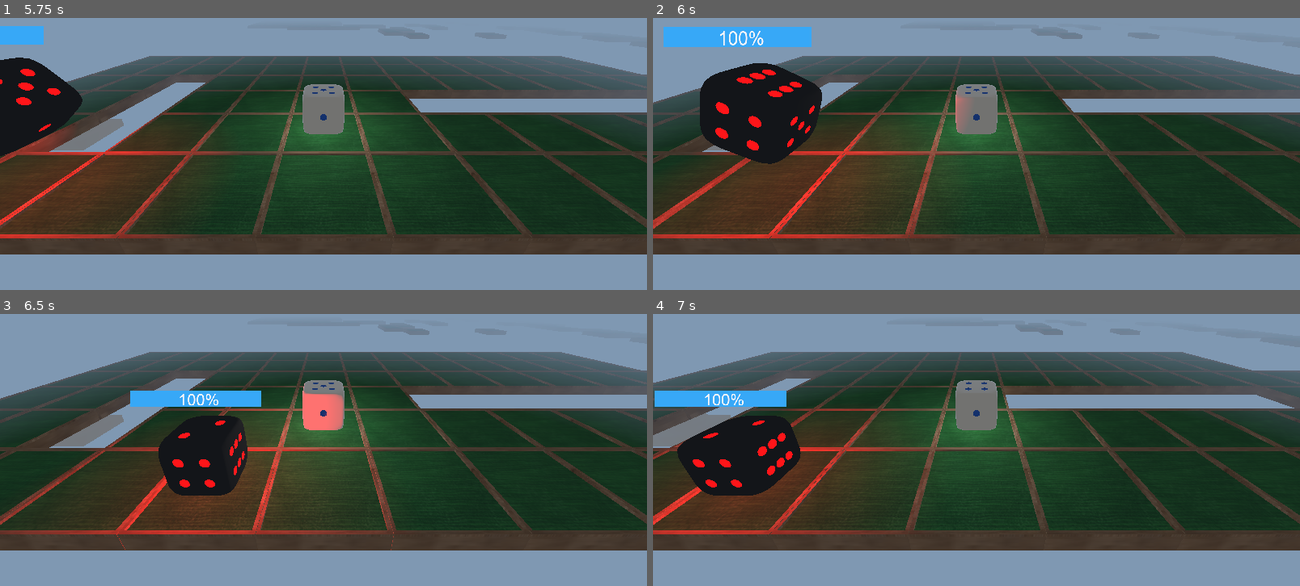
Above: before the commit, frames 1-4 (two rows, left to right).
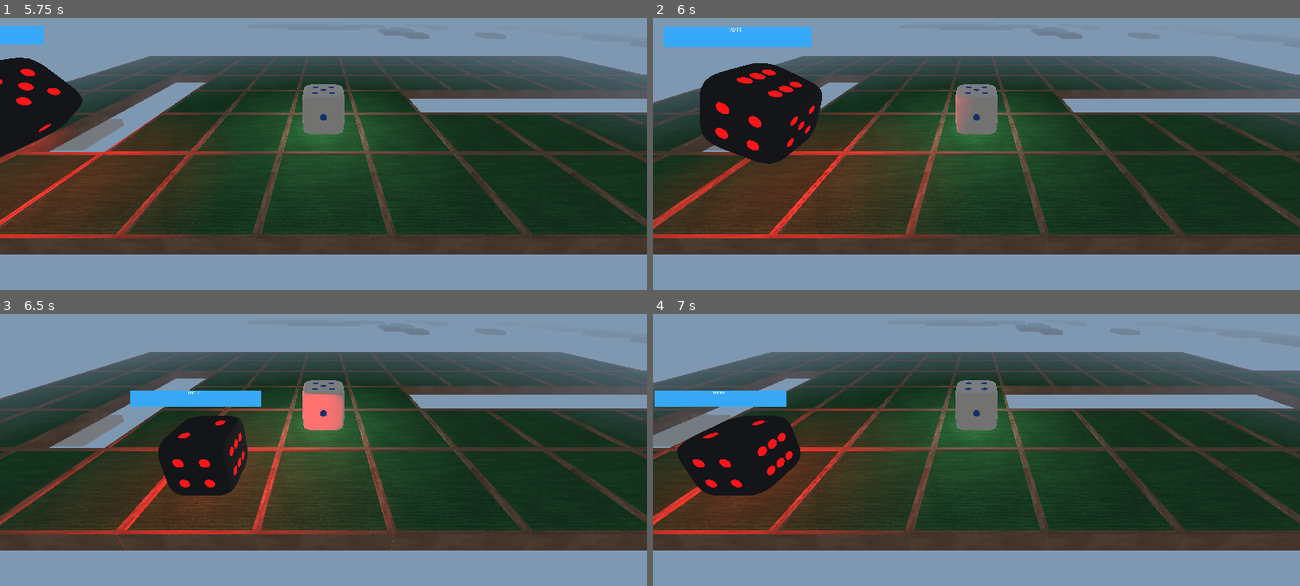
Above: after the commit, the same moments.

Repository: ayylol/Dice
Game: Godot game, scene res://Root.tscn
Two runs of this game, one before a commit and one after it. Both use one fixed random seed, a clock stepped at 60 frames per second and the inputs below.
Inputs:
- Up to frame 1 (5.75 s): tap Enter at 0.5, 2, 3.5 s; hold D (right) 0.53-1.28 s; tap Space at 1.25, 2.75, 4.25 s; hold S (backwards) 1.28-2.03 s; hold D (right) 2.03-2.78 s; hold W (forwards) 2.78-3.53 s; hold A (left) 3.53-5.03 s; hold S (backwards) from 5.03 s (still down)
- Up to frame 2 (6 s): release S (backwards) at 5.78 s; hold D (right) from 5.78 s (still down)
- Up to frame 3 (6.5 s): keep holding D (right)
- Up to frame 4 (7 s): release D (right) at 6.53 s; hold W (forwards) from 6.53 s (still down)

Frame 1 is identical in both runs. In frame 2, 0.1% of the frame differs, in the area x 10-18%, y 3-11%; in frame 3, 0.1%; in frame 4, 0.1%.

Commit message:
Added Label to the health bar

Diff:
--- a/EnemyHealthBar.gd
+++ b/EnemyHealthBar.gd
@@ -1,7 +1,9 @@
 extends Spatial
 
 onready var progress_bar = $Viewport/ProgressBar
+onready var label = $Viewport/ProgressBar/Label
 
 func _on_Dice_health_changed(health, max_health):
 	progress_bar.max_value = max_health
 	progress_bar.value = health
+	label.text = String(health) + "/" + String(max_health)
--- a/Entities/Dice.gd
+++ b/Entities/Dice.gd
@@ -33,6 +33,7 @@
 
 func _ready():
 	transform.origin = grid.map_to_world(starting_pos.x, 0, starting_pos.y) + offset
+	emit_signal("health_changed", health, max_health)
 
 func move(direction):
 	var initiate = false
--- a/theHealthbar.tscn
+++ b/theHealthbar.tscn
@@ -25,13 +25,21 @@
 size = Vector2( 411, 50 )
 
 [node name="ProgressBar" type="ProgressBar" parent="Viewport"]
-margin_right = 430.0
-margin_bottom = 50.0
+margin_right = 500.0
+margin_bottom = 60.0
 theme = SubResource( 1 )
 custom_fonts/font = SubResource( 5 )
 custom_styles/fg = SubResource( 2 )
 custom_styles/bg = SubResource( 3 )
 value = 100.0
+percent_visible = false
+
+[node name="Label" type="Label" parent="Viewport/ProgressBar"]
+margin_left = 180.0
+margin_right = 233.0
+margin_bottom = 31.0
+text = "chungus
+"
 
 [node name="Sprite3D" type="Sprite3D" parent="."]
 transform = Transform( 1, 0, 0, 0, 1, 0, 0, 0, 1, 0, 0.00338334, 0 )
